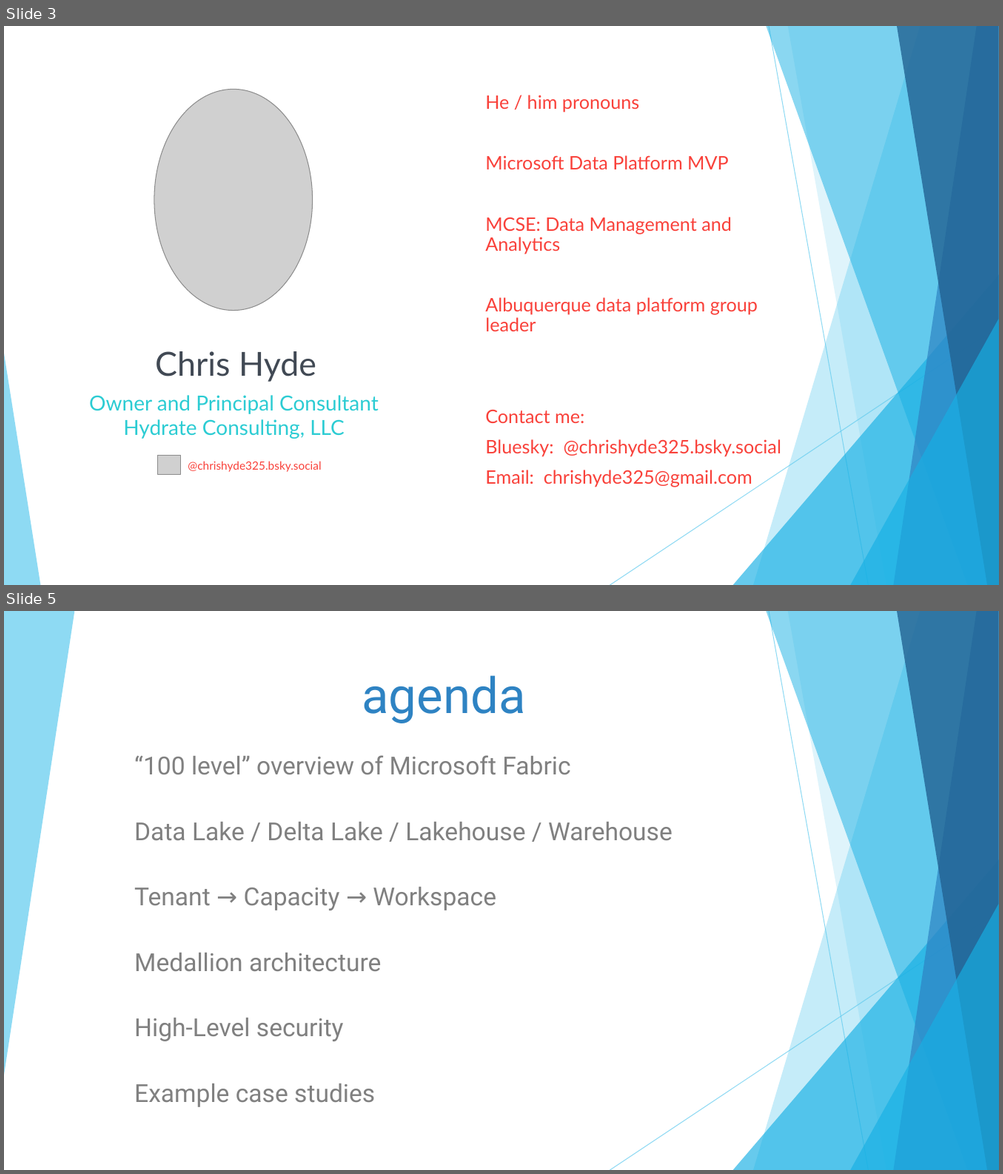
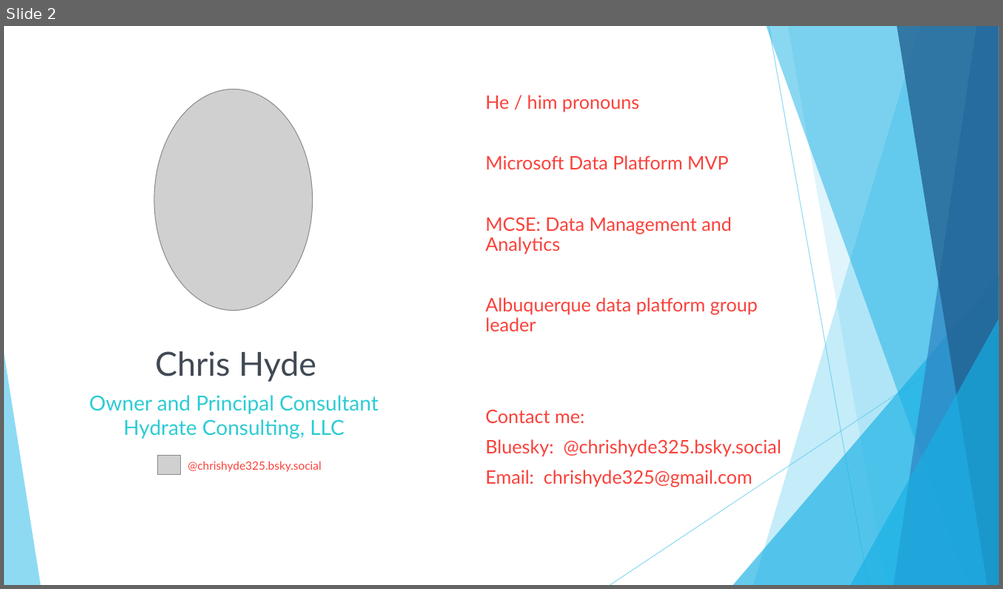
Before and after one commit to DrJekyll325/Presentations, a slide deck: General Data Warehousing/20260627 - SQL Saturday Austin - A Gentle (Re-) Introduction to Dimensional Modeling.pptx. Shown one above the other, each under a label of ours: slides 3 and 5 before the commit, slide 2 after it; the slides between them are not shown. The pictures are 1003x1174 and 1003x589 pixels, drawn with LibreOffice and Linux fonts; fonts in the diff are those of the drawing; grey boxes stand for pictures. Boxes give left, top, right and bottom in pixels: in the first picture for what was removed or moved away, otherwise in the second. Text is boxed around its words. In the diff, an @@ line names an element or a change of style, - is before the commit and + after.

```diff
--- a/General Data Warehousing/20260627 - SQL Saturday Austin - A Gentle (Re-) Introduction to Dimensional Modeling.pptx
+++ b/General Data Warehousing/20260627 - SQL Saturday Austin - A Gentle (Re-) Introduction to Dimensional Modeling.pptx
@@ slide 5 removed at [4, 611, 999, 1170], background #FFFFFF; not listed: 9 template elements that a slide beside it also shows @@
@@ freeform shape removed at [4, 611, 74, 1075] @@
@@ title removed at [361, 675, 525, 723] @@
-agenda
@@ subtitle removed at [134, 755, 672, 1108] @@
-“100 level” overview of Microsoft Fabric
-Data Lake / Delta Lake / Lakehouse / Warehouse
-Tenant → Capacity → Workspace
-Medallion architecture
-High-Level security
-Example case studies
@@ what was slide 3 is now slide 2 @@
```
Also in this commit, not shown: 1 slide changed, 34 slides added, 22 other slides removed, 1 other file.
